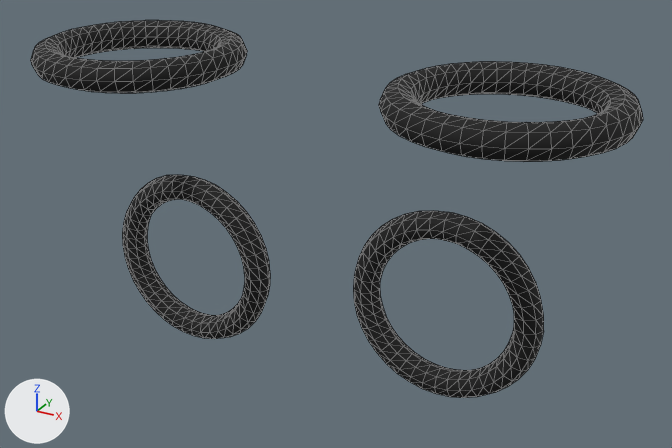
The glTF model public/parts/oil-pump-seals.glb, before and after one commit.
Both versions are drawn from a 50 mm camera at (47.0, 76.1, -41.6) aimed at (6.5, 149.7, -78.5). Arrows for +X, +Y and +Z are at lower left; the lights stay in place. The first picture is the older version. Mesh edges are drawn as thin lines.

The scene before the commit, as lines of its bpy script (objects in view):
```python
me_mesh_0 = bpy.data.meshes.new('Mesh_0')
me_mesh_0.from_pydata(...)  # a torus around z (ring radius 0.86, tube radius 0.14) spanning x -1.0..1.0, y -1.0..1.0, z -0.14..0.14
me_mesh_0.materials.append(mat_rubber)  # black #0e0e0e
ob_mesh_0 = bpy.data.objects.new('Mesh_0', me_mesh_0)
ob_mesh_0.parent = ob_oil_pump_seals_inst0
ob_mesh_0.location = (-14.0, 147.0, -63.3)
ob_mesh_0.scale = (10.5, 10.5, 10.5)
ob_mesh_0_001 = bpy.data.objects.new('Mesh_0.001', me_mesh_0)
ob_mesh_0_001.parent = ob_oil_pump_seals_inst0
ob_mesh_0_001.location = (24.0, 147.0, -63.3)
ob_mesh_0_001.scale = (10.5, 10.5, 10.5)
ob_mesh_0_002 = bpy.data.objects.new('Mesh_0.002', me_mesh_0)
ob_mesh_0_002.parent = ob_oil_pump_seals_inst0
ob_mesh_0_002.location = (-16.0, 155.7, -90.0)
ob_mesh_0_002.rotation_euler = (1.571, 0.0, 0.0)  # degrees (90, 0, 0)
ob_mesh_0_002.scale = (10.5, 10.5, 10.5)
# also in view: 'Mesh_0.003' at (16.0, 155.7, -88.0)
```
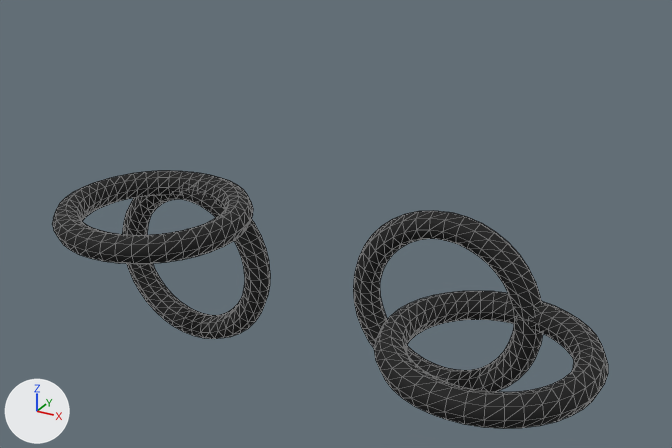
Boxes [x1, y1, x2, y2] around the edits, measured in the pictures (672 x 448 px):
'Mesh_0.001', moved: before [379, 62, 643, 162]; after [374, 291, 608, 429]
'Mesh_0', moved: before [31, 20, 247, 93]; after [52, 171, 253, 264]

The edits, one by one:
Object 'Mesh_0' (ob_mesh_0) moves from (-14.0, 147.0, -63.3) to (-14.0, 147.0, -80.5).
Object 'Mesh_0.001' (ob_mesh_0_001) moves from (24.0, 147.0, -63.3) to (24.0, 147.0, -86.5).
